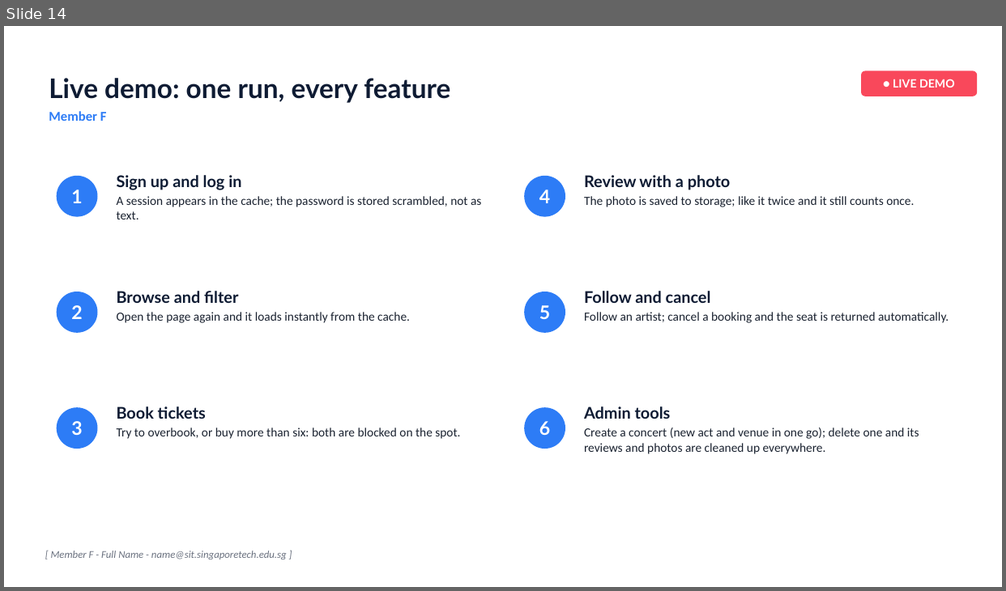
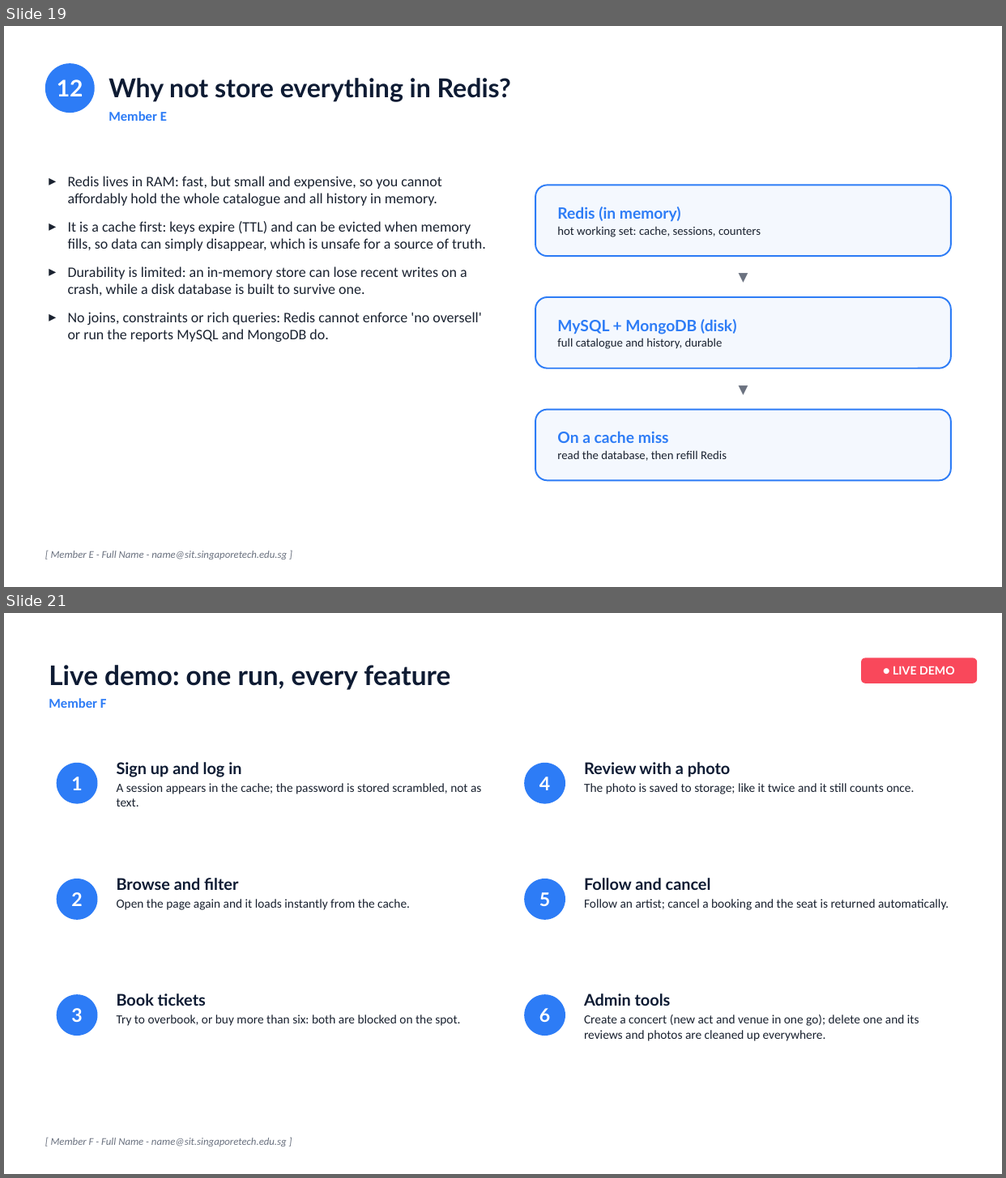
Before and after one commit to cthyuiii/GigTrack, a slide deck: GXX_Slides.pptx. Shown one above the other, each under a label of ours: slide 14 before the commit, slides 19 and 21 after it; the slides between them are not shown. The pictures are 1006x591 and 1006x1178 pixels, drawn with LibreOffice and Linux fonts; fonts in the diff are those of the drawing. Boxes give left, top, right and bottom in pixels: in the first picture for what was removed or moved away, otherwise in the second. Text is boxed around its words. In the diff, an @@ line names an element or a change of style, - is before the commit and + after.

```diff
--- a/GXX_Slides.pptx
+++ b/GXX_Slides.pptx
@@ slide 19 added at box(4, 26, 1002, 587), background #FFFFFF @@
@@ ellipse added at box(45, 63, 95, 113), fill #2D7CF6, 22 pt, text #FFFFFF, bold @@
+12
@@ text added at box(108, 78, 511, 121), 25 pt, text #0E1B33, bold @@
+Why not store everything in Redis?
+Member E
@@ text added at box(68, 176, 486, 342), 14 pt, text #1A2230 @@
+▸ Redis lives in RAM: fast, but small and expensive, so you cannot affordably hold the whole catalogue and all history in memory.
+▸ It is a cache first: keys expire (TTL) and can be evicted when memory fills, so data can simply disappear, which is unsafe for a source of truth.
+▸ Durability is limited: an in-memory store can lose recent writes on a crash, while a disk database is built to survive one.
+▸ No joins, constraints or rich queries: Redis cannot enforce 'no oversell' or run the reports MySQL and MongoDB do.
@@ rounded rectangle added at box(535, 185, 951, 256), fill #F4F8FE, outline #2D7CF6 1.5 pt, 11.5 pt, text #1A2230 @@
+Redis (in memory)
+hot working set: cache, sessions, counters
@@ text added at box(535, 255, 951, 299), 12 pt, text #6B7280 @@
+▼
@@ rounded rectangle added at box(535, 297, 951, 368), fill #F4F8FE, outline #2D7CF6 1.5 pt, 11.5 pt, text #1A2230 @@
+MySQL + MongoDB (disk)
+full catalogue and history, durable
@@ text added at box(535, 367, 951, 411), 12 pt, text #6B7280 @@
+▼
@@ rounded rectangle added at box(535, 409, 951, 480), fill #F4F8FE, outline #2D7CF6 1.5 pt, 11.5 pt, text #1A2230 @@
+On a cache miss
+read the database, then refill Redis
@@ text added at box(51, 551, 287, 560), 10 pt, text #6B7280, italic @@
+[ Member E - Full Name - name@sit.singaporetech.edu.sg ]
@@ what was slide 14 is now slide 21 @@
```
Also in this commit, not shown: 4 slides changed, 8 other slides added, 1 slide removed, 18 other files.
